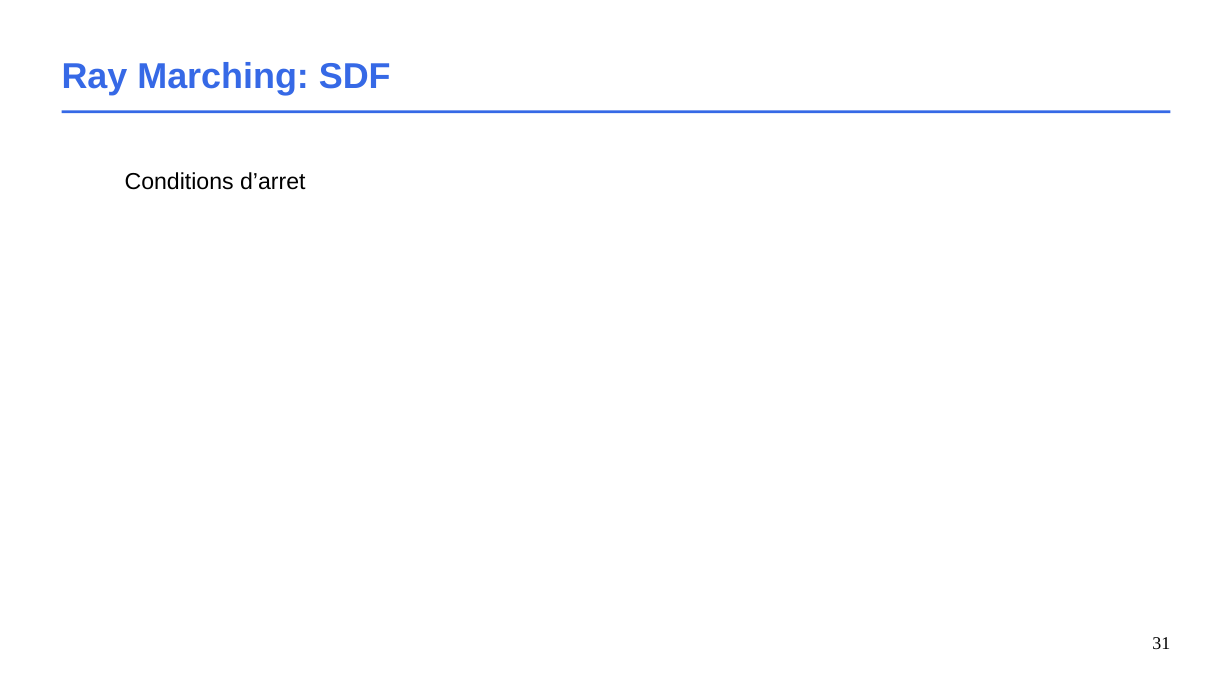
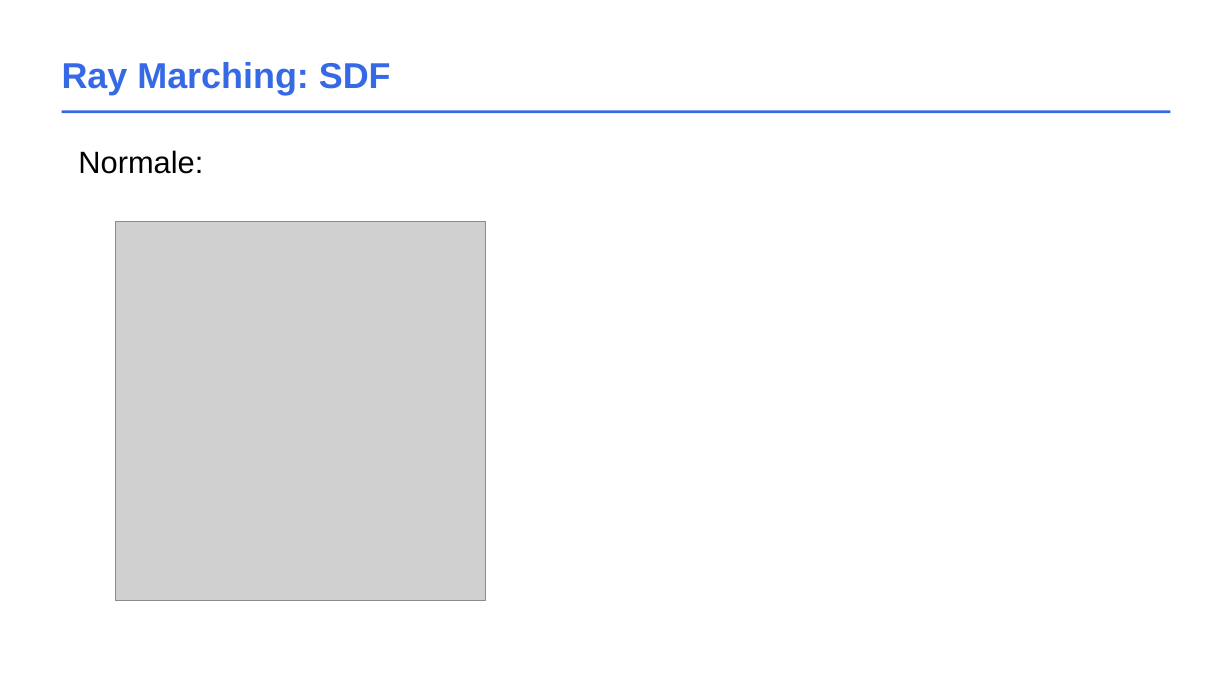
Before and after one commit to schreckc/schreckc.github.io, a slide deck: slide 34 of cours/graphics_ray_marching.odp (slide 31 before the commit). Drawn at 1232x693 pixels with LibreOffice and Linux fonts; fonts in the diff are those of the drawing; grey boxes stand for pictures. Boxes give left, top, right and bottom in pixels: in the first picture for what was removed or moved away, otherwise in the second. Text is boxed around its words. In the diff, an @@ line names an element or a change of style, - is before the commit and + after.

Commit message:
ray marching

```diff
--- a/cours/graphics_ray_marching.odp
+++ b/cours/graphics_ray_marching.odp
@@ text at (x1=78, y1=150, x2=203, y2=174): text changed; size 18 to 24 pt @@
-Conditions d’arret
+Normale:
@@ picture added at (x1=116, y1=222, x2=485, y2=601) @@
@@ page number removed at (x1=1152, y1=637, x2=1170, y2=649) @@
-31
```
Also in this commit, not shown: 31 other slides changed, 7 slides added, 5 other files.
